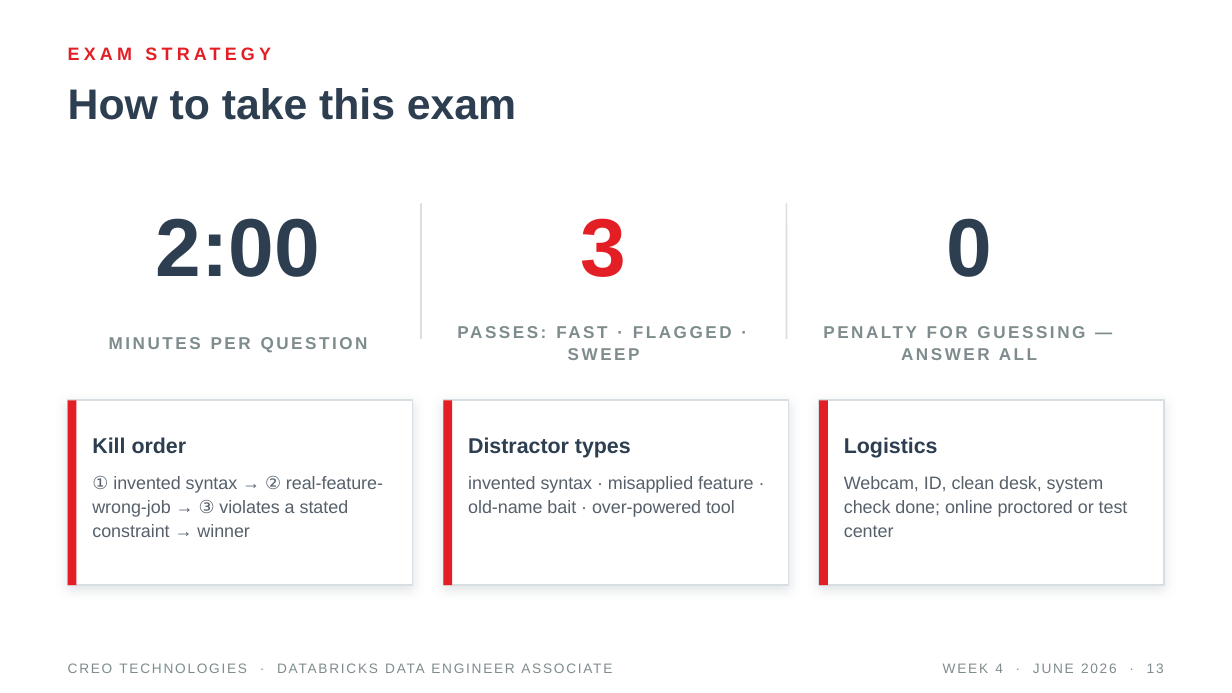
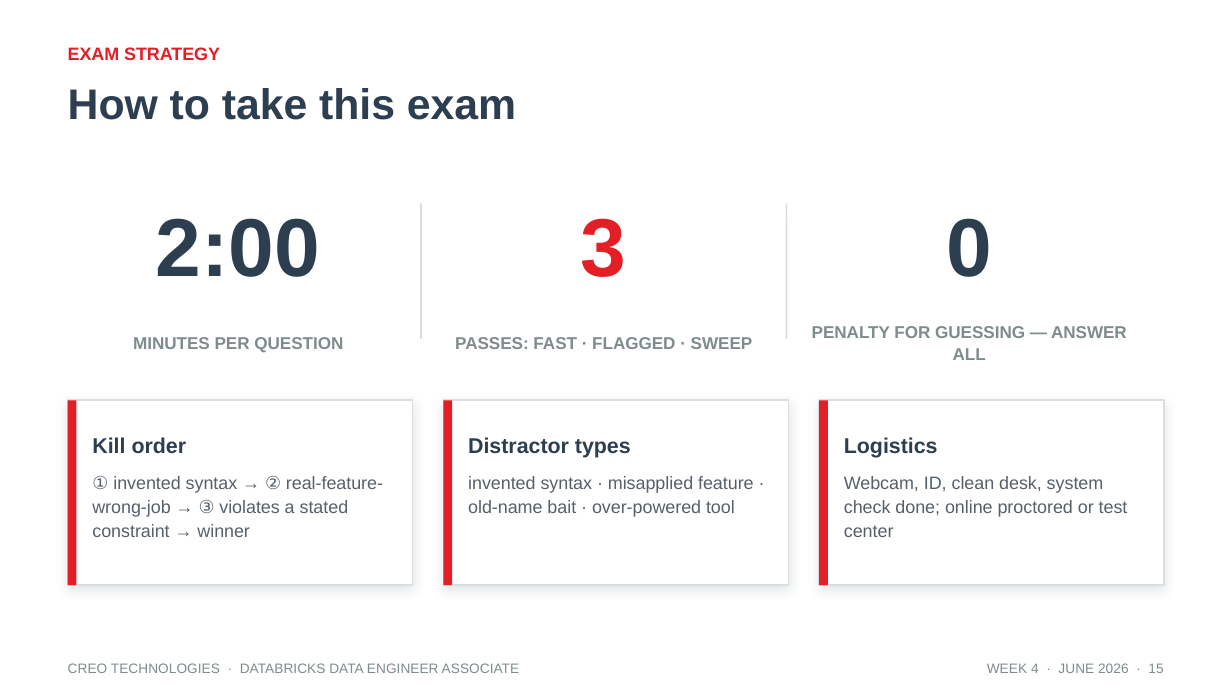
Before and after one commit to tatwan/Databricks_DE_Associate, a slide deck: slide 15 of slides/Week4_Governance_Optimization.pptx (slide 13 before the commit). Drawn at 1232x693 pixels with LibreOffice and Linux fonts; fonts in the diff are those of the drawing. Boxes give left, top, right and bottom in pixels: in the first picture for what was removed or moved away, otherwise in the second. Text is boxed around its words. In the diff, an @@ line names an element or a change of style, - is before the commit and + after.

```diff
--- a/slides/Week4_Governance_Optimization.pptx
+++ b/slides/Week4_Governance_Optimization.pptx
@@ text "EXAM STRATEGY" at (68,47,220,60): letter spacing 2.5 to 0 pt @@
@@ letter spacing 1.5 to 0 pt in 3 elements at (133,337,343,353), (455,337,753,349), (812,326,1127,360) @@
@@ text "CREO TECHNOLOGIES · DATABRICKS DATA ..." at (68,663,520,673): letter spacing 1 to 0 pt @@
@@ text at (987,663,1163,673): text changed @@
-WEEK 4 · JUNE 2026 · 13
+WEEK 4 · JUNE 2026 · 15
```
Also in this commit, not shown: 13 other slides changed, 2 slides added, 2 other files.
